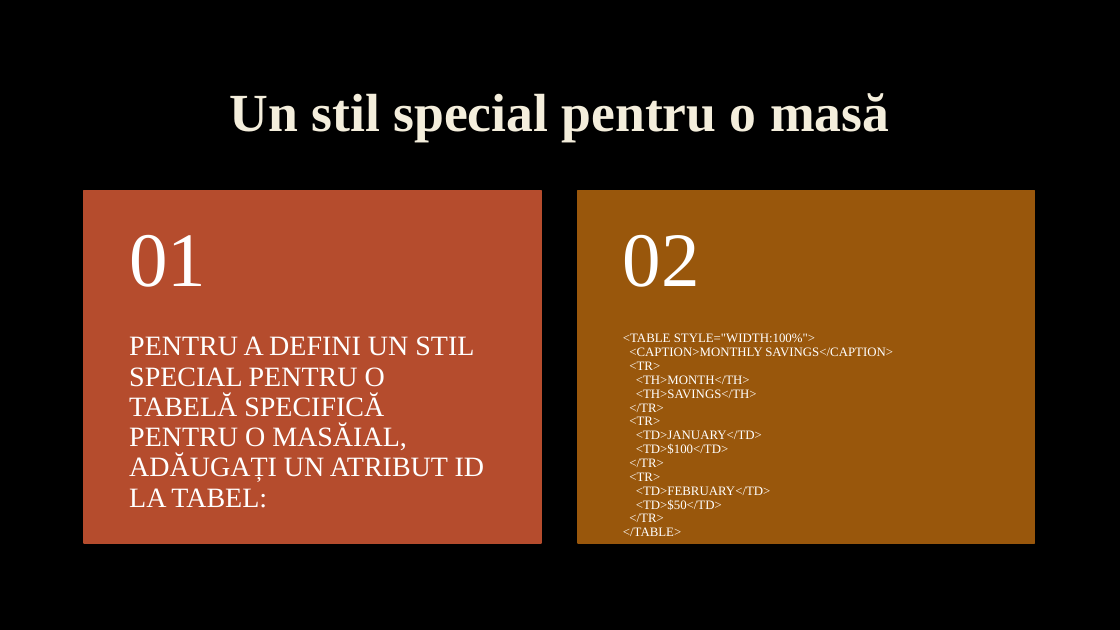
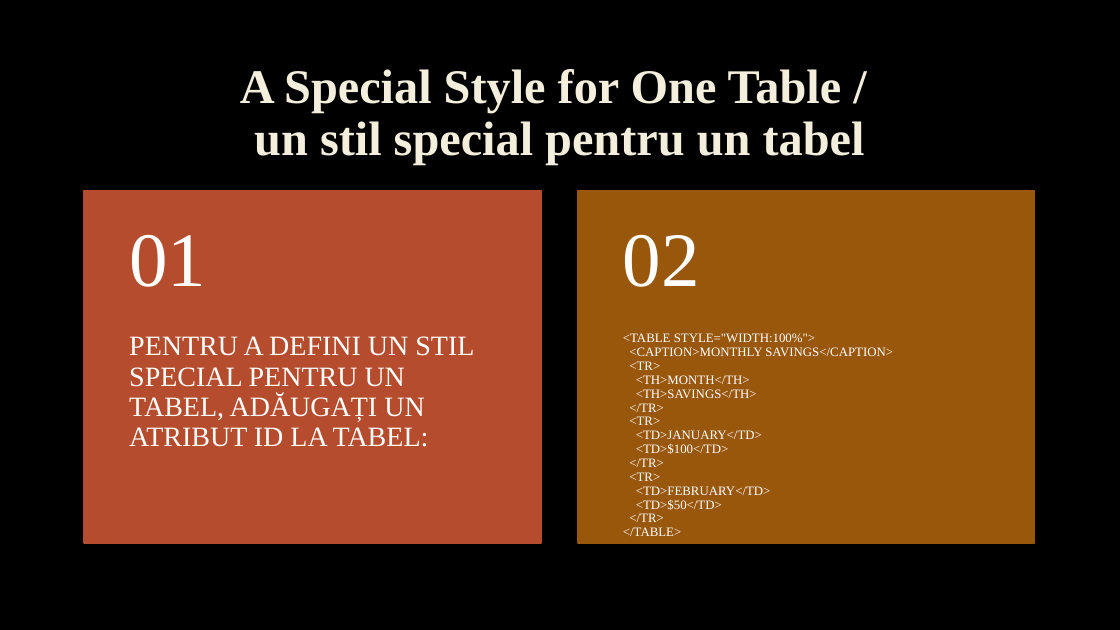
Before and after one commit to JohnyJF/Homework_10C, a slide deck: slide 22 of HTML_Tables_Tulei_Ion_Filat_Fabian.pptx (slide 25 before the commit). Drawn at 1120x630 pixels with LibreOffice and Linux fonts; fonts in the diff are those of the drawing; background and template pictures are left out. Boxes give left, top, right and bottom in pixels: in the first picture for what was removed or moved away, otherwise in the second. Text is boxed around its words. In the diff, an @@ line names an element or a change of style, - is before the commit and + after.

```diff
--- a/HTML_Tables_Tulei_Ion_Filat_Fabian.pptx
+++ b/HTML_Tables_Tulei_Ion_Filat_Fabian.pptx
@@ title at box(240, 69, 865, 164): text changed; size 46 to 41.4 pt @@
-Un stil special pentru o masă
+A Special Style for One Table /
+un stil special pentru un tabel
@@ text at box(129, 336, 474, 447): text changed @@
-PENTRU A DEFINI UN STIL SPECIAL PENTRU O TABELĂ SPECIFICĂ PENTRU O MASĂIAL, ADĂUGAȚI UN ATRIBUT ID LA TABEL:
+PENTRU A DEFINI UN STIL SPECIAL PENTRU UN TABEL, ADĂUGAȚI UN ATRIBUT ID LA TABEL:
```
Also in this commit, not shown: 10 other slides changed, 10 slides added, 13 slides removed, 1 other file.
